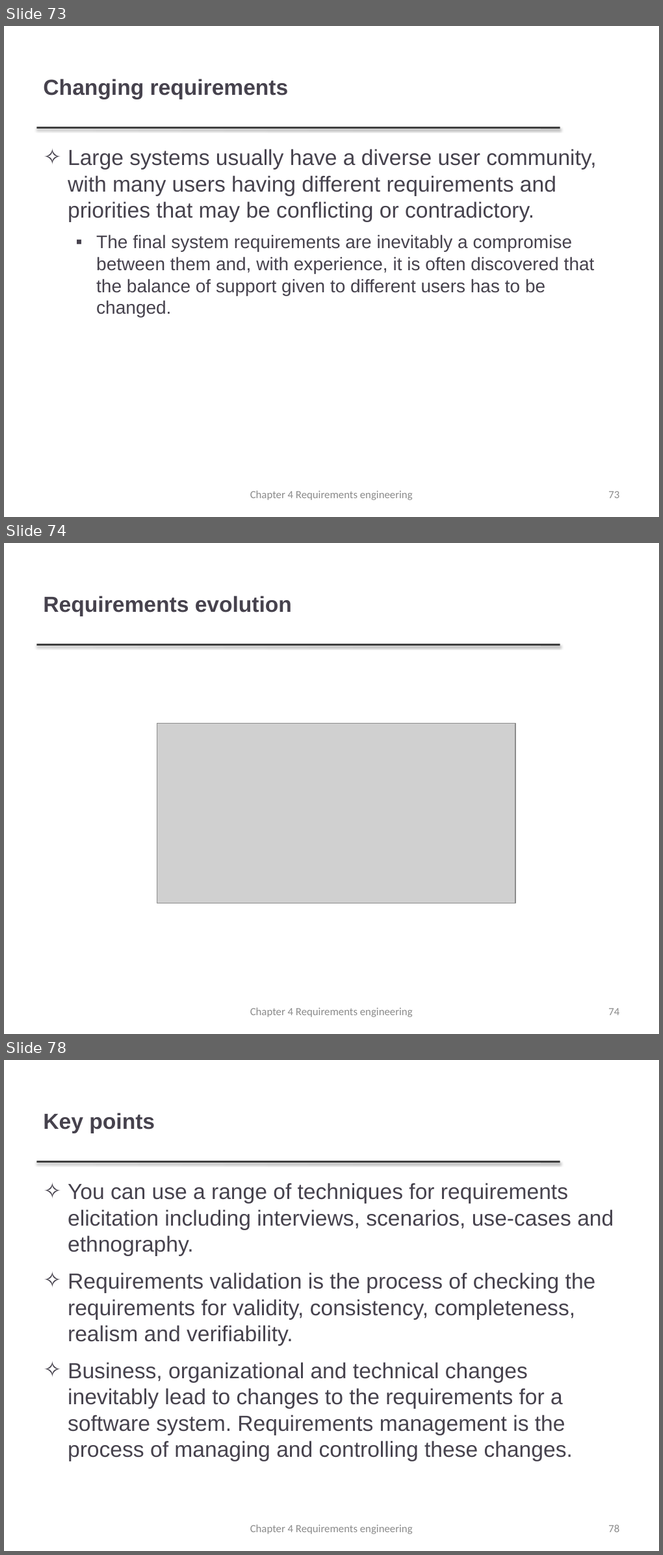
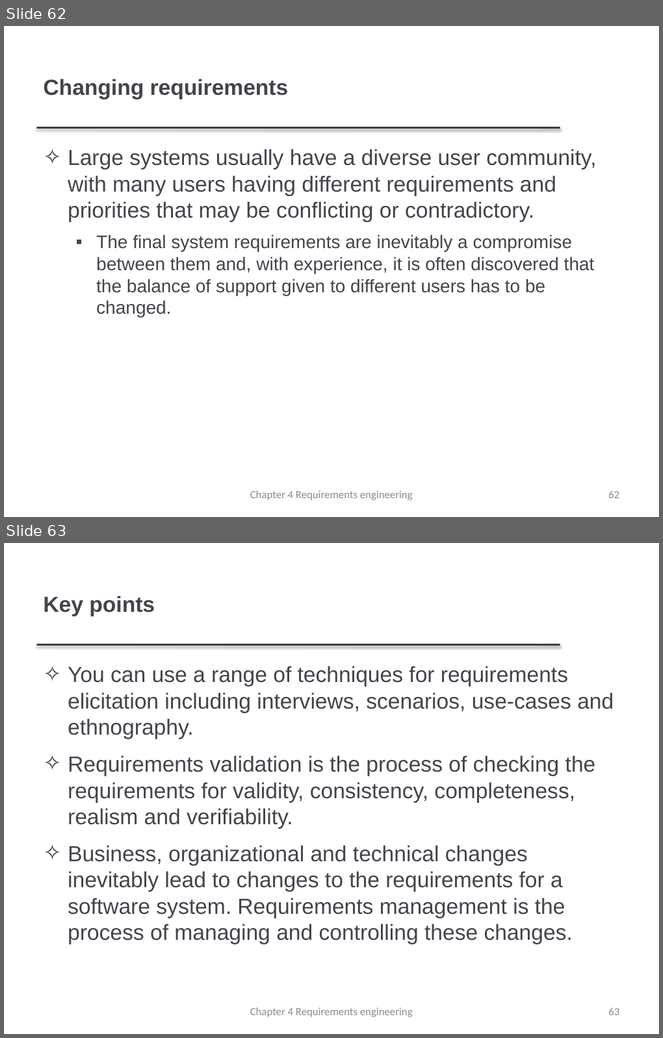
Before and after one commit to lc850/fundIS, a slide deck: Ch4.pptx. Shown one above the other, each under a label of ours: slides 73, 74 and 78 before the commit, slides 62 and 63 after it; the slides between them are not shown. The pictures are 663x1555 and 663x1038 pixels, drawn with LibreOffice and Linux fonts; fonts in the diff are those of the drawing; grey boxes stand for pictures; background and template pictures are left out. Boxes give left, top, right and bottom in pixels: in the first picture for what was removed or moved away, otherwise in the second. Text is boxed around its words. In the diff, an @@ line names an element or a change of style, - is before the commit and + after.

```diff
--- a/Ch4.pptx
+++ b/Ch4.pptx
@@ slide 74 removed at (x1=4, y1=543, x2=659, y2=1034), background #FFFFFF; not listed: 1 template element that a slide beside it also shows @@
@@ title removed at (x1=43, y1=596, x2=292, y2=616) @@
-Requirements evolution
@@ picture removed at (x1=157, y1=723, x2=515, y2=903) @@
@@ text removed at (x1=250, y1=1008, x2=413, y2=1017) @@
-Chapter 4 Requirements engineering
@@ page number removed at (x1=608, y1=1008, x2=620, y2=1016) @@
-74
@@ what was slide 73 is now slide 62 @@
@@ page number at (x1=608, y1=491, x2=620, y2=499): text changed @@
-73
+62
@@ what was slide 78 is now slide 63 @@
@@ page number at (x1=608, y1=1008, x2=620, y2=1016): text changed @@
-78
+63
```
Also in this commit, not shown: 14 other slides removed, 1 other file.
